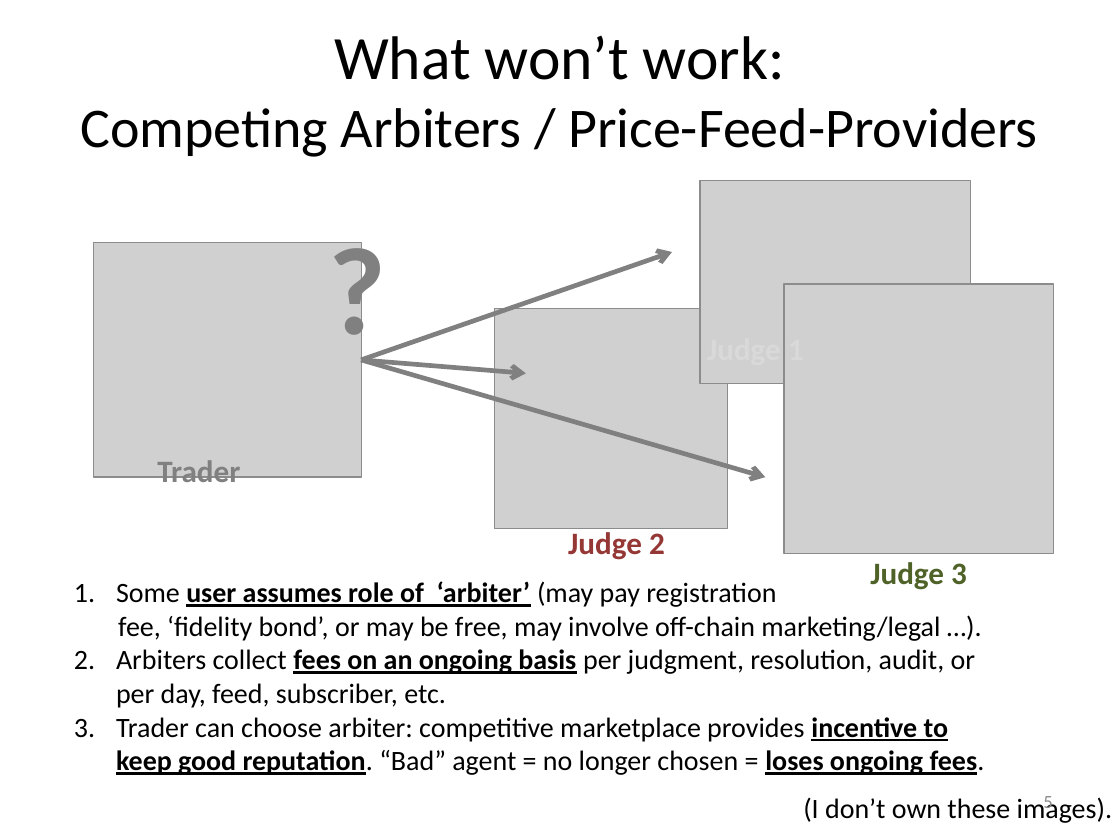
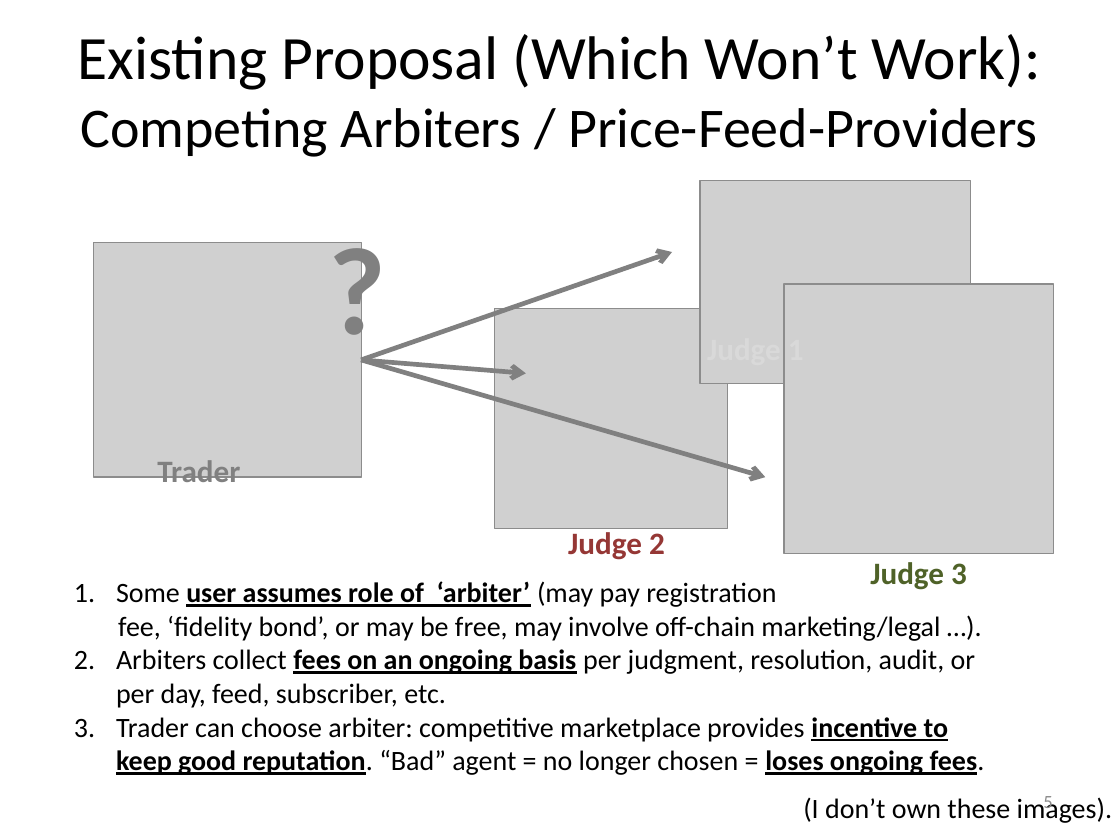
Before and after one commit to truthcoin/www.truthcoin.info, a slide deck: slide 5 of presentations/truthcoin-outcomes.pptx. Drawn at 1120x840 pixels with LibreOffice and Linux fonts; fonts in the diff are those of the drawing; grey boxes stand for pictures. Boxes give left, top, right and bottom in pixels: in the first picture for what was removed or moved away, otherwise in the second. Text is boxed around its words. In the diff, an @@ line names an element or a change of style, - is before the commit and + after.

```diff
--- a/presentations/truthcoin-outcomes.pptx
+++ b/presentations/truthcoin-outcomes.pptx
@@ title at box(78, 34, 1041, 157): text changed @@
-What won’t work:
-Competing Arbiters / Price-Feed-Providers
+Existing Proposal (Which Won’t Work):
+Competing Arbiters / Price-Feed-Providers
```
Also in this commit, not shown: 12 other slides changed, 1 slide added, 5 other files.
